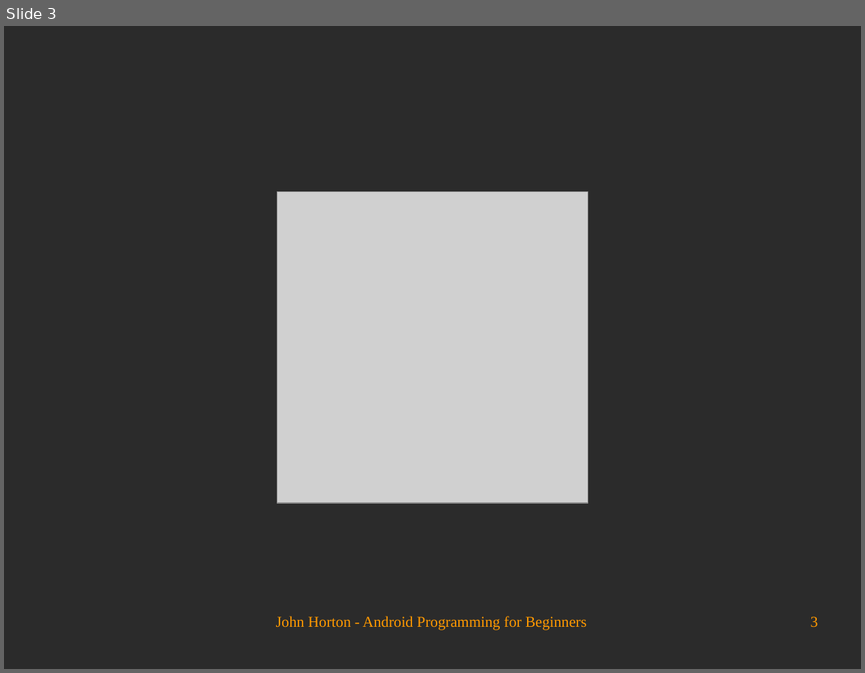
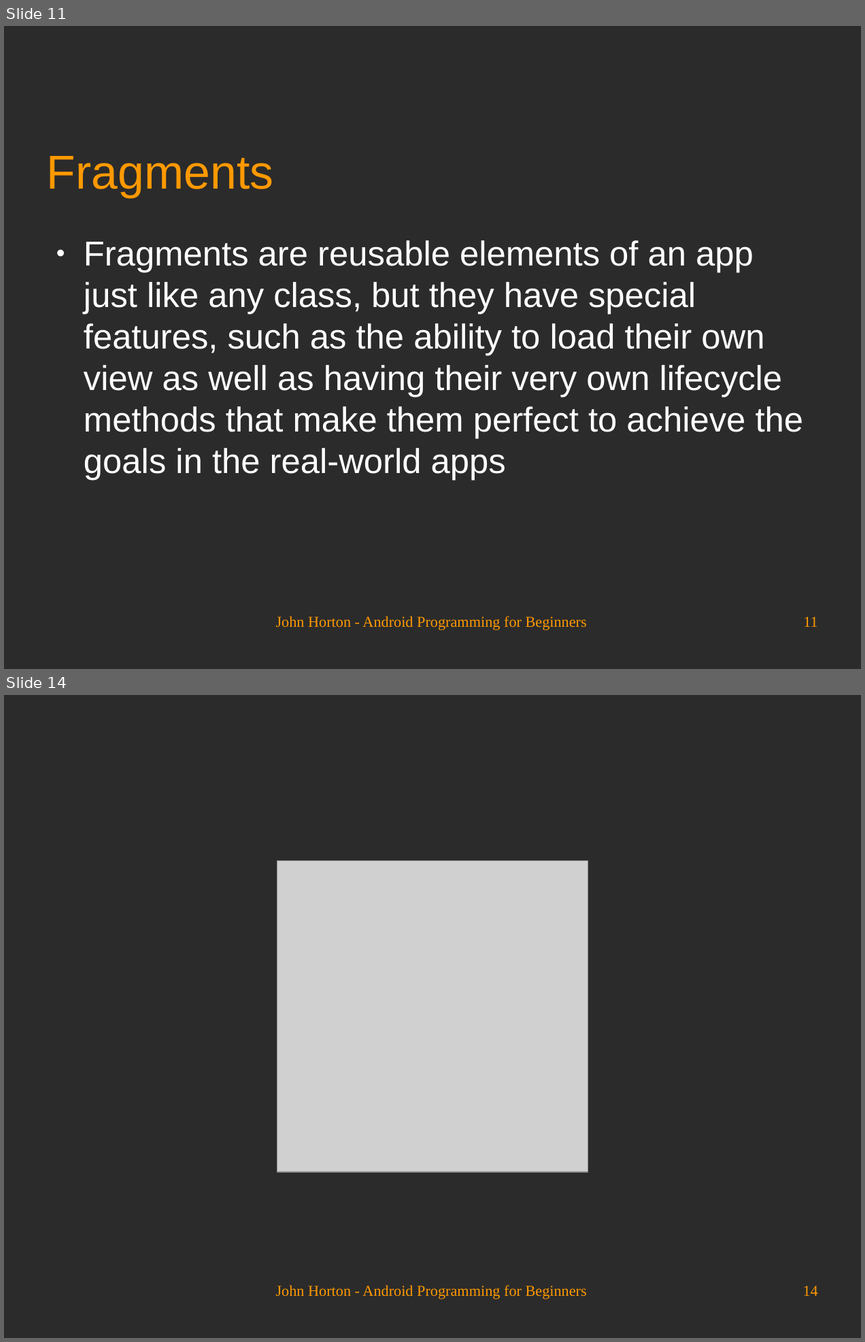
Before and after one commit to Academy-Soft-Intellect/Android-Programming-for-Beginners, a slide deck: 18_Design_Patterns_Fragments_and_the_Real_World.odp. Shown one above the other, each under a label of ours: slide 3 before the commit, slides 11 and 14 after it; the slides between them are not shown. The pictures are 865x673 and 865x1342 pixels, drawn with LibreOffice and Linux fonts; fonts in the diff are those of the drawing; grey boxes stand for pictures; background and template pictures are left out; a plain dark background stands for a picture behind light text. Boxes give left, top, right and bottom in pixels: in the first picture for what was removed or moved away, otherwise in the second. Text is boxed around its words. In the diff, an @@ line names an element or a change of style, - is before the commit and + after.

```diff
--- a/18_Design_Patterns_Fragments_and_the_Real_World.odp
+++ b/18_Design_Patterns_Fragments_and_the_Real_World.odp
@@ slide 11 added at (4, 26, 861, 669), background picture (left out) @@
@@ title added at (47, 156, 274, 197), 44 pt, text #FF9900 @@
+Fragments
@@ text added at (84, 240, 804, 480), 32 pt, text #FFFFFF @@
+● Fragments are reusable elements of an app just like any class, but they have special features, such as the ability to load their own view as well as having their very own lifecycle methods that make them perfect to achieve the goals in the real-world apps
@@ text added at (276, 616, 587, 630), 14 pt, text #FF9900 @@
+John Horton - Android Programming for Beginners
@@ page number added at (803, 616, 817, 626), 14 pt, text #FF9900 @@
+11
@@ what was slide 3 is now slide 14 @@
@@ page number at (803, 1285, 818, 1295): text changed @@
-3
+14
```
Also in this commit, not shown: 2 slides changed, 10 other slides added.
